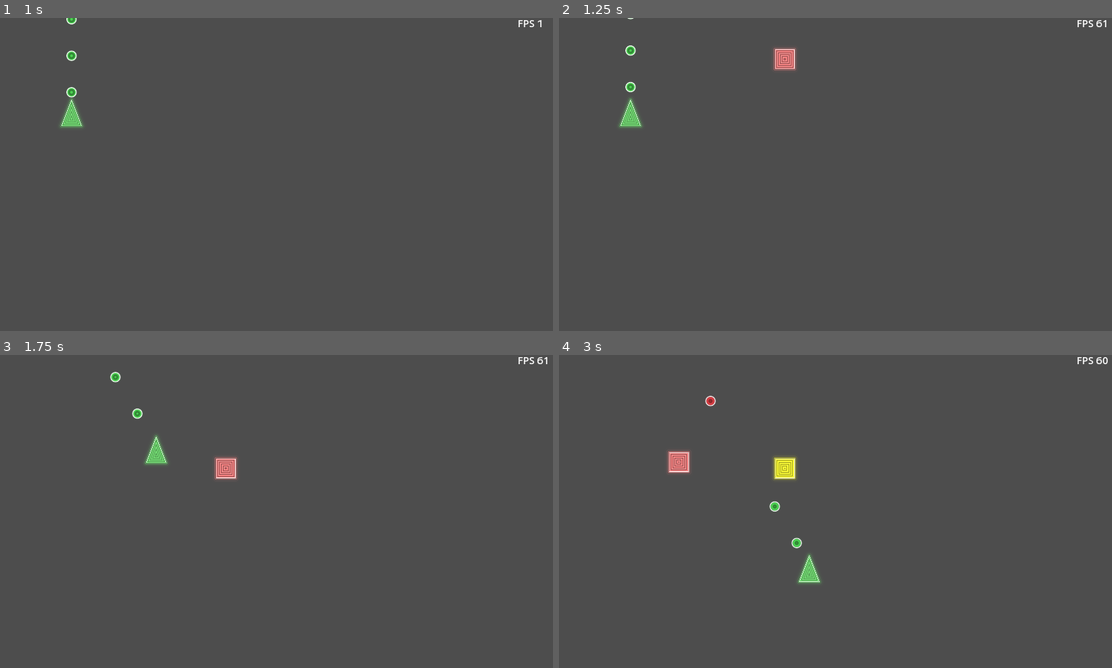
Above: before the commit, frames 1-4 (two rows, left to right).
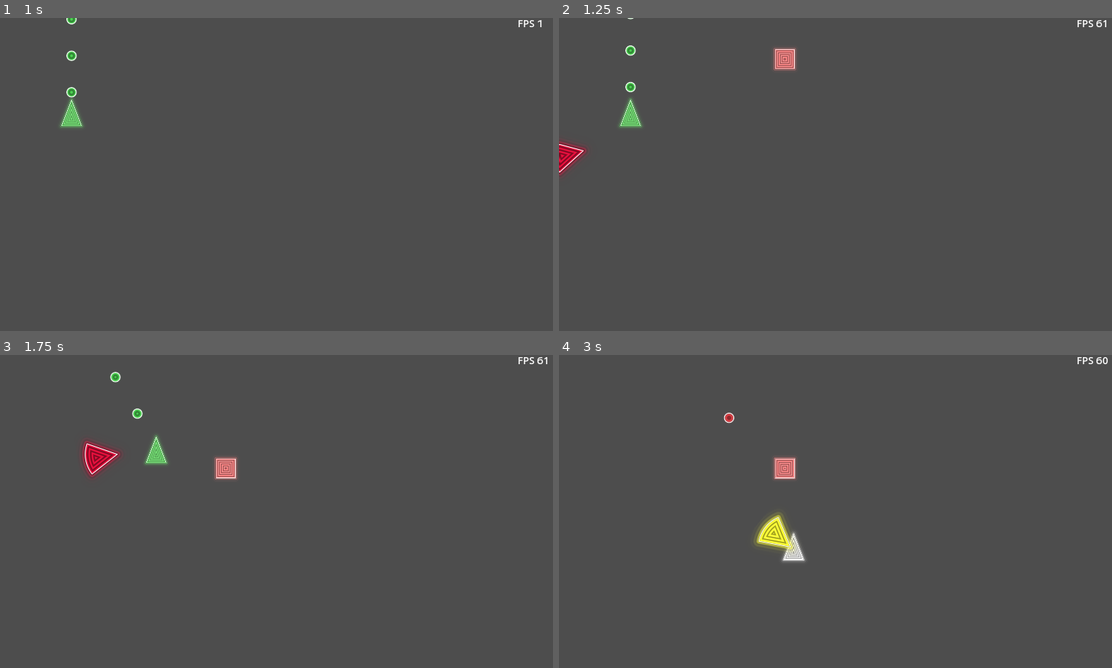
Above: after the commit, the same moments.

Repository: samsvp/godot-small-games
Game: Godot game, scene res://Scenes/main_menu.tscn
The game is run twice, just before and just after one commit, with the same random seed, the same clock (stepped at 60 frames per second) and the same inputs.
Inputs:
- Up to frame 1 (1 s): click "SPACE SHOOTER" at 0.5 s
- Up to frame 2 (1.25 s): no input
- Up to frame 3 (1.75 s): tap Enter at 1.25 s; hold Right (ui_right) from 1.28 s (still down); tap P at 1.35 s
- Up to frame 4 (3 s): release Right (ui_right) at 2.03 s; hold Down (ui_down) 2.03-2.78 s; tap R at 2.1 s; hold Right (ui_right) from 2.78 s (still down); tap P at 2.85 s

Frame 1 is identical in both runs. In frame 2, 0.3% of the frame differs, in the area x 0-5%, y 39-51%; in frame 3, 0.5%; in frame 4, 1.8%, in the area x 19-48%, y 13-74%.

Commit message:
Added Kamikaze enemy

Diff:
--- /dev/null
+++ b/Scenes/SpaceShooter/enemy_kamikaze.tscn
@@ -0,0 +1,31 @@
+[gd_scene load_steps=5 format=3 uid="uid://1iqg6ubotj6c"]
+
+[ext_resource type="Script" path="res://Scripts/SpaceShooter/enemy_kamikaze.gd" id="1_0js8i"]
+[ext_resource type="Shader" path="res://Shaders/SpaceShooter/enemy_kamikaze.gdshader" id="1_hk01p"]
+[ext_resource type="Texture2D" uid="uid://ca2ut0ltvmq6m" path="res://Sprites/white.png" id="2_0h303"]
+
+[sub_resource type="ShaderMaterial" id="ShaderMaterial_jjbbl"]
+resource_local_to_scene = true
+shader = ExtResource("1_hk01p")
+shader_parameter/color = Vector3(1, 1, 1)
+
+[node name="EnemyKamikaze" type="Area2D"]
+collision_layer = 3
+collision_mask = 2
+script = ExtResource("1_0js8i")
+color = Color(0.796078, 0.054902, 0.211765, 1)
+
+[node name="CollisionShape2D" type="CollisionPolygon2D" parent="."]
+position = Vector2(0.5, 0)
+polygon = PackedVector2Array(-0.5, 0, 23.5, -44, -0.5, -51, -24.5, -44)
+
+[node name="Sprite2D" type="Sprite2D" parent="."]
+unique_name_in_owner = true
+material = SubResource("ShaderMaterial_jjbbl")
+texture = ExtResource("2_0h303")
+
+[node name="HitTimer" type="Timer" parent="."]
+unique_name_in_owner = true
+
+[connection signal="body_shape_entered" from="." to="." method="_on_body_shape_entered"]
+[connection signal="timeout" from="HitTimer" to="." method="_on_hit_timer_timeout"]
--- a/Scenes/SpaceShooter/player.tscn
+++ b/Scenes/SpaceShooter/player.tscn
@@ -23,7 +23,6 @@
 [sub_resource type="ShaderMaterial" id="ShaderMaterial_xvd0h"]
 shader = ExtResource("7_gt6hb")
 shader_parameter/bullet_color = null
-shader_parameter/time = null
 
 [sub_resource type="ShaderMaterial" id="ShaderMaterial_3ps32"]
 shader = ExtResource("4_qnl0s")
--- a/Scenes/SpaceShooter/space_shooter_main.tscn
+++ b/Scenes/SpaceShooter/space_shooter_main.tscn
@@ -1,35 +1,22 @@
-[gd_scene load_steps=8 format=3 uid="uid://dpct0227dtx21"]
+[gd_scene load_steps=7 format=3 uid="uid://dpct0227dtx21"]
 
 [ext_resource type="Script" path="res://Scripts/SpaceShooter/space_shooter_main.gd" id="1_8qakj"]
 [ext_resource type="PackedScene" uid="uid://danp3jjirvbv5" path="res://Scenes/SpaceShooter/player.tscn" id="1_y6e5n"]
 [ext_resource type="PackedScene" uid="uid://bhgfdhcrf3d5m" path="res://Scenes/SpaceShooter/spinner_enemy.tscn" id="3_15ira"]
-[ext_resource type="Script" path="res://Scripts/SpaceShooter/Character.gd" id="3_l7tmi"]
 [ext_resource type="PackedScene" uid="uid://b42404uct88ed" path="res://Scenes/SpaceShooter/basic_enemy.tscn" id="4_fkank"]
-[ext_resource type="Script" path="res://Scripts/SpaceShooter/Enemy.gd" id="6_065ur"]
+[ext_resource type="PackedScene" uid="uid://1iqg6ubotj6c" path="res://Scenes/SpaceShooter/enemy_kamikaze.tscn" id="4_laqul"]
 [ext_resource type="PackedScene" uid="uid://b0qn2h43jf3sk" path="res://Scenes/fps_counter.tscn" id="6_jdxeq"]
 
 [node name="SpaceShooterMain" type="Node2D"]
 script = ExtResource("1_8qakj")
 basic_enemy_scene = ExtResource("4_fkank")
 spin_enemy_scene = ExtResource("3_15ira")
+kamikaze_enemy_scene = ExtResource("4_laqul")
 
 [node name="Player" parent="." node_paths=PackedStringArray("EnemiesNode") instance=ExtResource("1_y6e5n")]
 unique_name_in_owner = true
 position = Vector2(113, 152)
 EnemiesNode = NodePath("../Enemies")
-
-[node name="Character" type="Node2D" parent="."]
-unique_name_in_owner = true
-script = ExtResource("3_l7tmi")
-
-[node name="Enemy" type="Node2D" parent="."]
-script = ExtResource("6_065ur")
-
-[node name="BasicEnemyTimer" type="Timer" parent="."]
-unique_name_in_owner = true
-
-[node name="RotatingEnemyTimer" type="Timer" parent="."]
-unique_name_in_owner = true
 
 [node name="FPS Counter" parent="." instance=ExtResource("6_jdxeq")]
 offset_left = 824.0
@@ -40,5 +27,17 @@
 [node name="Enemies" type="Node2D" parent="."]
 unique_name_in_owner = true
 
-[connection signal="timeout" from="BasicEnemyTimer" to="." method="_on_basic_enemy_timer_timeout"]
-[connection signal="timeout" from="RotatingEnemyTimer" to="." method="_on_rotating_enemy_timer_timeout"]
+[node name="Timers" type="Node2D" parent="."]
+
+[node name="BasicEnemyTimer" type="Timer" parent="Timers"]
+unique_name_in_owner = true
+
+[node name="RotatingEnemyTimer" type="Timer" parent="Timers"]
+unique_name_in_owner = true
+
+[node name="KamikazeEnemyTimer" type="Timer" parent="Timers"]
+unique_name_in_owner = true
+
+[connection signal="timeout" from="Timers/BasicEnemyTimer" to="." method="_on_basic_enemy_timer_timeout"]
+[connection signal="timeout" from="Timers/RotatingEnemyTimer" to="." method="_on_rotating_enemy_timer_timeout"]
+[connection signal="timeout" from="Timers/KamikazeEnemyTimer" to="." method="_on_kamikaze_enemy_timer_timeout"]
--- a/Scripts/SpaceShooter/Character.gd
+++ b/Scripts/SpaceShooter/Character.gd
@@ -1,6 +1,4 @@
-extends Node2D
-
-class_name SpaceShooterChar
+class_name SpaceShooterChar extends Resource
 
 
 ## Moves the character into the given direction
--- a/Scripts/SpaceShooter/Enemy.gd
+++ b/Scripts/SpaceShooter/Enemy.gd
@@ -1,6 +1,5 @@
-extends Node2D
+class_name Enemy extends Resource
 
-class_name Enemy
 
 static func physics_process(enemy: Area2D):
 	if enemy.bullets.stop and enemy.bullets.bullet_array.n_bullets == 0:
--- a/Scripts/SpaceShooter/char_bullets.gd
+++ b/Scripts/SpaceShooter/char_bullets.gd
@@ -1,6 +1,5 @@
-extends Node2D
+class_name CharBullet extends Node2D
 
-class_name CharBullet
 
 @onready var bullet_image = preload("res://Sprites/white.png")
 
@@ -12,7 +11,6 @@
 
 var bullet_array: BulletArray
 var stop := false
-var passed_time := 0.0
 
 # Called when the node enters the scene tree for the first time.
 func _ready():
@@ -35,8 +33,6 @@
 
 
 func _physics_process(delta):
-	self.passed_time += delta
-	material.set_shader_parameter("time", self.passed_time)
 	self.bullet_array.physics_process(delta)
 
 
--- /dev/null
+++ b/Scripts/SpaceShooter/enemy_kamikaze.gd
@@ -0,0 +1,48 @@
+extends Area2D
+
+@export var current_health := 6
+@export var speed: float = 250
+@export var color := Color(0.95, 0.5, 0.5)
+@export var hit_color := Color(1.0, 1.0, 0.2)
+
+@onready var hit_timer := %HitTimer
+@onready var sprite2d: Sprite2D = %Sprite2D
+@onready var smaterial: Material = %Sprite2D.material
+
+var Player := CharacterBody2D
+
+
+# Called when the node enters the scene tree for the first time.
+func _ready():
+	self.speed = abs(randfn(1.0, 0.2) * self.speed)
+	self.smaterial.set_shader_parameter("color", color)
+	if randf() < 0.5:
+		self.position.x = randi_range(50, Manager.screen_width - 50)
+		self.position.y = 0 if randf() < 0.5 else Manager.screen_height
+	else:
+		self.position.x = 0 if randf() < 0.5 else Manager.screen_width
+		self.position.y = randi_range(50, Manager.screen_height - 50)
+
+
+func _physics_process(delta):
+	if Player == null:
+		return
+
+	var target := Player.position - self.position
+	var angle := target.angle() - PI / 2
+	self.rotation = lerp_angle(self.rotation, angle, 10 * delta)
+	self.position = SpaceShooterChar.move(
+		self.position, target, speed, delta
+	)
+
+
+func _on_body_shape_entered(body_rid, body, body_shape_index, local_shape_index):
+	PhysicsServer2D.body_set_state(
+		body_rid, PhysicsServer2D.BODY_STATE_SLEEPING, true
+	)
+
+	self.current_health = SpaceShooterChar.take_damage(self, 1, queue_free)
+
+
+func _on_hit_timer_timeout():
+	Enemy.hit_timeout(self)
--- a/Scripts/SpaceShooter/player.gd
+++ b/Scripts/SpaceShooter/player.gd
@@ -15,7 +15,7 @@
 @onready var hit_timer: Timer = %HitPauseTimer
 
 @export var EnemiesNode :Node2D
-@export var SPEED := 300
+@export var speed := 300
 @export var current_health = 5
 @export var shooting_period := 0.5
 @export var color := Color(0.5, 0.95, 0.5)
@@ -39,7 +39,7 @@
 func _physics_process(delta):
 	var input_direction := Input.get_vector("ui_left", "ui_right", "ui_up", "ui_down")
 	self.position = SpaceShooterChar.move(
-		self.position, input_direction, SPEED, delta
+		self.position, input_direction, speed, delta
 	)
 
 	if self.can_shoot:
--- a/Scripts/SpaceShooter/space_shooter_main.gd
+++ b/Scripts/SpaceShooter/space_shooter_main.gd
@@ -1,53 +1,49 @@
 extends Node2D
 
 @export var basic_enemy_scene: PackedScene
-@export var basic_enemy_max_count: int = 5
 @export var spin_enemy_scene: PackedScene
-@export var spin_enemy_max_count: int = 2
+@export var kamikaze_enemy_scene: PackedScene
 
 @onready var basic_enemy_timer := %BasicEnemyTimer
 @onready var spin_enemy_timer := %RotatingEnemyTimer
+@onready var kamikaze_enemy_timer := %KamikazeEnemyTimer
 @onready var Player := %Player
 @onready var EnemiesNode := %Enemies
-
-var basic_enemy_current_count: int = 0
-var spin_enemy_current_count: int = 0
 
 
 # Called when the node enters the scene tree for the first time.
 func _ready():
 	self.basic_enemy_timer.start(0.5)
 	self.spin_enemy_timer.start(10)
+	self.kamikaze_enemy_timer.start(0.5)
 
 
 func remove_basic_enemy() -> void:
 	self.basic_enemy_current_count -= 1
 
 
-func spawn_enemy(current_count: int, max_count: int,
-				 min_t: float, max_t: float, timer: Timer,
-				 pscene: PackedScene) -> int:
+func spawn_enemy(min_t: float, max_t: float, timer: Timer,
+				 pscene: PackedScene) -> void:
 	var t = randf_range(min_t, max_t)
-	if current_count >= max_count:
-		timer.start(t)
-		return current_count
-
 	var enemy_scene = pscene.instantiate()
 	enemy_scene.Player = Player
 	EnemiesNode.add_child(enemy_scene)
 	timer.start(t)
-	return current_count + 1
 
 
 func _on_basic_enemy_timer_timeout():
-	self.basic_enemy_current_count = self.spawn_enemy(
-		self.basic_enemy_current_count, self.basic_enemy_max_count,
-		1.0, 2.0, self.basic_enemy_timer, self.basic_enemy_scene
+	self.spawn_enemy(
+		2.0, 3.0, self.basic_enemy_timer, self.basic_enemy_scene
 	)
 
 
 func _on_rotating_enemy_timer_timeout():
-	self.spin_enemy_current_count = self.spawn_enemy(
-		self.spin_enemy_current_count, self.spin_enemy_max_count,
-		5.0, 8.0, self.spin_enemy_timer, self.spin_enemy_scene
+	self.spawn_enemy(
+		8.0, 12.0, self.spin_enemy_timer, self.spin_enemy_scene
 	)
+
+
+func _on_kamikaze_enemy_timer_timeout():
+	self.spawn_enemy(
+		6.0, 10.0, self.kamikaze_enemy_timer, self.kamikaze_enemy_scene
+	)
--- a/Shaders/SpaceShooter/cross_bullet.gdshader
+++ b/Shaders/SpaceShooter/cross_bullet.gdshader
@@ -1,7 +1,6 @@
 shader_type canvas_item;
 
 uniform vec3 bullet_color;
-uniform float time;
 
 
 mat2 rotate2d(float _angle){
@@ -23,7 +22,7 @@
 {
 	float x = 2.0 * (UV.x - 0.5);
 	float y = 2.0 * (0.5 - UV.y);
-	vec2 uv = rotate2d(100.0 * time) * vec2(x, y);
+	vec2 uv = rotate2d(100.0 * TIME) * vec2(x, y);
 
 	float d = sdf_rounded_X(uv, 0.8, 0.2);
 	float alpha = pow(1.0 - d, 15.0);
--- /dev/null
+++ b/Shaders/SpaceShooter/enemy_kamikaze.gdshader
@@ -0,0 +1,28 @@
+shader_type canvas_item;
+
+uniform vec3 color = vec3(1.0);
+
+float sdf_pie( vec2 p, float angle, in float r )
+{
+	p.x = abs(p.x);
+	vec2 c = vec2(sin(angle), cos(angle));
+	float l = length(p) - r;
+	float m = length(p - c*clamp(dot(p,c),0.0,r) );
+	return max(l,m*sign(c.y*p.x-c.x*p.y));
+}
+
+
+void fragment()
+{
+	float x = 2.0 * (UV.x - 0.5);
+	float y = 2.0 * (0.5 - UV.y);
+	vec2 uv = vec2(x, y);
+
+	float d = sdf_pie( uv, 0.5, 0.8 );
+	float alpha = pow(1.0 - d, 15.0);
+	vec3 col = color;
+	col *= 0.9 + 0.3 * cos(80.0 * d + TIME);
+	col = mix( col, vec3(1.0), 1.0-smoothstep(0.0,0.02,abs(d)) );
+
+	COLOR = vec4(col, alpha);
+}
